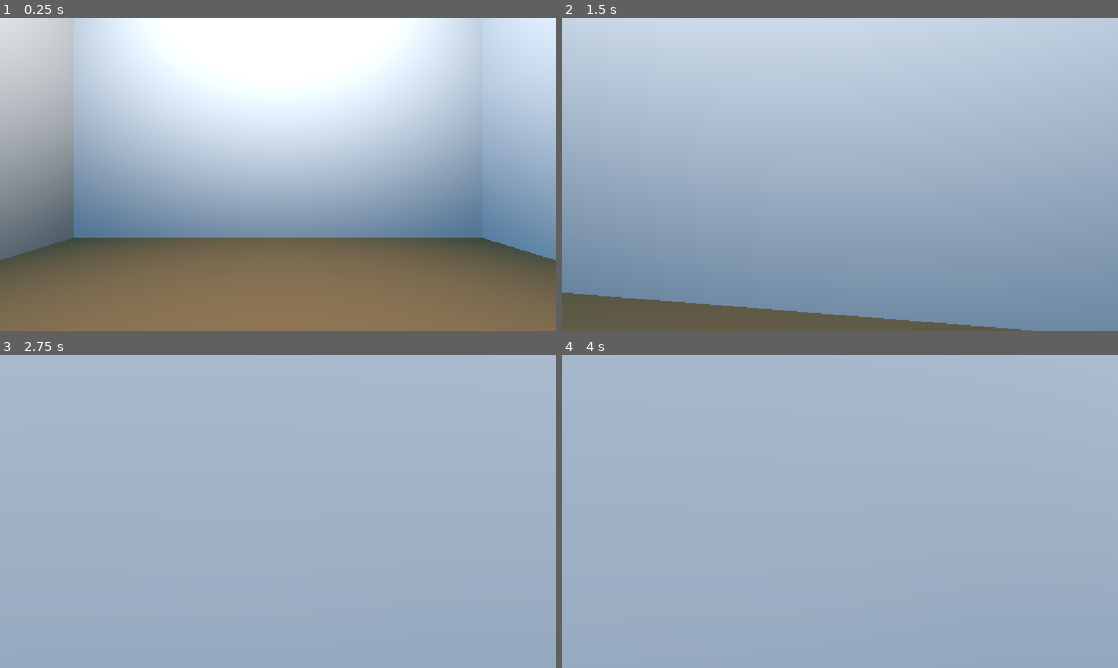
Above: before the commit, frames 1-4 (two rows, left to right).
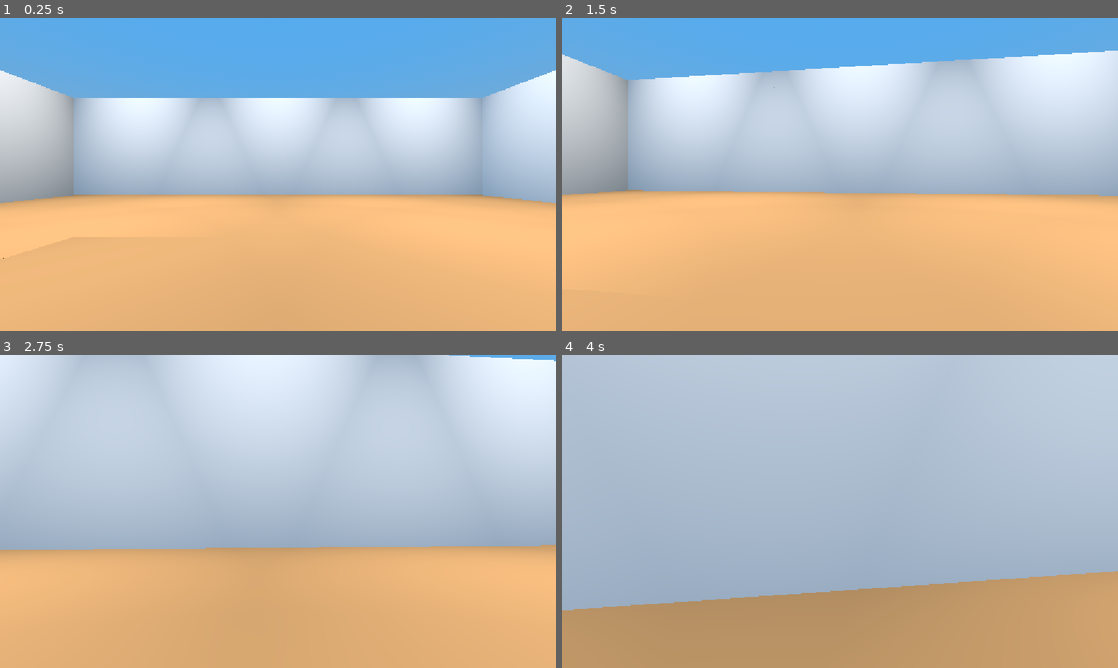
Above: after the commit, the same moments.

Repository: Morogox/Fall2026-HackNC
Game: Godot game, scene res://gallery.tscn
The game is run twice, just before and just after one commit, with the same random seed, the same clock (stepped at 60 frames per second) and the same inputs.
Inputs (mouse positions are in pixels of both pictures, inside the frame that each line leads up to):
- Up to frame 1 (0.25 s): no input
- Up to frame 2 (1.5 s): move the mouse to (867, 174) at 0.52 s; hold Up (ui_up) from 0.53 s (still down); move the mouse to (812, 174) at 1.27 s
- Up to frame 3 (2.75 s): keep holding Up (ui_up); move the mouse to (289, 505) at 2.02 s
- Up to frame 4 (4 s): keep holding Up (ui_up); move the mouse to (834, 517) at 2.77 s; move the mouse to (878, 514) at 3.52 s

The runs differ from the first frame. In frame 1, 82% of the frame differs, in the area x 0-100%, y 0-100%; in frame 2, 76%; in frame 3, 73%; in frame 4, 25%.

Commit message:
feat: integrated prcedural groundfloor generation and walls

Diff:
--- /dev/null
+++ b/Handlers/floor_plan_generator.gd
@@ -0,0 +1,124 @@
+extends Node
+
+#@export var square: PackedScene
+#@export var rectangle: PackedScene
+#@export var large: PackedScene
+
+#@onready var camera = $Camera2D
+
+@export var paintings = 100 # number of images
+var available_slots = 0
+
+
+var direction = 0 # left, right, up, down
+var turn = 0
+var last_turn = 0 # only -1 or 1
+var num_turns = 0 # can't exceed 2
+
+var cur := Vector2(0,0)
+
+var grid = Array()
+var grid_size := 1
+
+
+func _ready() -> void:
+	generate(100)
+func generate(painting_count: int) -> void:
+	paintings = painting_count
+	grid.clear()
+	cur = Vector2(0, 0)
+	available_slots = 0
+
+	_generate_starting_grid()
+	direction = randi_range(0, 3)
+
+	match direction:
+		0:
+			cur = Vector2(-2, 0)
+		1:
+			cur = Vector2(2, 0)
+		2:
+			cur = Vector2(0, -2)
+		3:
+			cur = Vector2(0, 2)
+	grid.append(cur)
+	available_slots += 24
+	check_walls(cur)
+
+	var i = 0
+	while (available_slots < paintings):
+		turn = randi_range(-1,1) # left, forward, right
+
+		# No easy way to turn into itself
+		if turn != 0:
+			if turn == last_turn:
+				if num_turns >= 2:
+					turn = 0
+				else:
+					num_turns += 1
+			else:
+				num_turns = 1
+
+		if turn != 0:
+			last_turn = turn
+
+		# handle turn
+		direction = (direction + turn + 4) % 4
+
+		# if normal
+		if i != 0:
+			if not advance_cur(1):
+				i += 1
+				continue
+		check_walls(cur)
+
+		i += 1
+	print("Cells generated: ", grid.size())
+	print("Painting slots: ", available_slots)
+
+func _generate_starting_grid() -> void:
+	for x in range(-1, 2):
+		for y in range(-1, 2):
+			grid.append(Vector2(x, y))
+
+func advance_cur(dist: int) -> bool:
+	for step in range(dist):
+		var next := cur
+
+		match direction:
+			0:
+				next.y -= 1
+			1:
+				next.x += 1
+			2:
+				next.y += 1
+			3:
+				next.x -= 1
+
+		if grid.has(next):
+			return false
+
+		cur = next
+		grid.append(cur)
+	return true
+
+
+func check_walls(pos: Vector2):
+	var check = pos
+	#print("available_slots before: " + str(available_slots))
+	available_slots += 8
+	for x in range(-1,2): # Checks pos.x - 1 and pos.x + 1
+		if x != 0:
+			check = pos
+			check.x += x
+			if grid.has(check):
+				#print(check)
+				available_slots -= 4
+	for y in range(-1,2): # Checks pos.y - 1 and pos.y + 1
+		if y != 0:
+			check = pos
+			check.y += y
+			if grid.has(check):
+				#print(check)
+				available_slots -= 4
+	#print("available_slots after: " + str(available_slots))
--- /dev/null
+++ b/Handlers/floor_plan_viewer.gd
@@ -0,0 +1,43 @@
+extends Node2D
+
+@export var cell_size: float = 40.0
+@onready var generator = $FloorPlanGenerator
+
+var grid: Array[Vector2] = []
+
+func _ready() -> void:
+	generator.generate(100)
+	display_grid(generator.grid)
+
+func _draw() -> void:
+	if grid.is_empty():
+		return
+
+	var min_x: float = grid[0].x
+	var max_x: float = grid[0].x
+	var min_y: float = grid[0].y
+	var max_y: float = grid[0].y
+
+	for cell in grid:
+		min_x = minf(min_x, cell.x)
+		max_x = maxf(max_x, cell.x)
+		min_y = minf(min_y, cell.y)
+		max_y = maxf(max_y, cell.y)
+
+	var offset := Vector2(min_x, min_y)
+	var size := Vector2(max_x - min_x + 1, max_y - min_y + 1) * cell_size
+	var origin := (get_viewport_rect().size - size) / 2.0
+
+	for cell in grid:
+		var position := (cell - offset) * cell_size + origin
+		var rect := Rect2(position, Vector2(cell_size, cell_size))
+		draw_rect(rect, Color.WHITE, true)
+		draw_rect(rect, Color.BLACK, false, 2.0)
+
+func display_grid(cells: Array) -> void:
+	grid.clear()
+
+	for cell in cells:
+		grid.append(cell)
+
+	queue_redraw()
--- /dev/null
+++ b/Handlers/floor_plan_viewer.tscn
@@ -0,0 +1,10 @@
+[gd_scene format=3 uid="uid://y01inoowc83a"]
+
+[ext_resource type="Script" uid="uid://dteg7lnchdgbh" path="res://Handlers/floor_plan_viewer.gd" id="1_6djy7"]
+[ext_resource type="Script" uid="uid://dv0fs8okjj1lp" path="res://Handlers/floor_plan_generator.gd" id="2_ubpkl"]
+
+[node name="FloorPlanViewer" type="Node2D" unique_id=1934639387]
+script = ExtResource("1_6djy7")
+
+[node name="FloorPlanGenerator" type="Node" parent="." unique_id=875597335]
+script = ExtResource("2_ubpkl")
--- /dev/null
+++ b/Handlers/gallery_builder.gd
@@ -0,0 +1,43 @@
+extends Node3D
+@export var floor_plan_generator: Node
+@export var floor_scene: PackedScene
+@export var wall_scene: PackedScene
+@export var doorway_wall_scene: PackedScene
+@export var cell_size: float = 14.0
+
+func _ready() -> void:
+	build_floor()
+	build_walls()
+
+func build_floor() -> void:
+	for cell in floor_plan_generator.grid:
+		var tile = floor_scene.instantiate() as Node3D
+		add_child(tile)
+
+		tile.position = Vector3(cell.x * cell_size, 0.0, cell.y * cell_size)
+
+
+func build_walls() -> void:
+	var directions = [
+		Vector2i(0, -1),
+		Vector2i(1, 0),
+		Vector2i(0, 1),
+		Vector2i(-1, 0)
+	]
+
+	for cell in floor_plan_generator.grid:
+		for direction in directions:
+			var neighbor = Vector2i(cell) + direction
+
+			if floor_plan_generator.grid.has(Vector2(neighbor)):
+				continue
+
+			var wall = wall_scene.instantiate() as Node3D
+			add_child(wall)
+
+			var offset = Vector3(direction.x * cell_size / 2.0, 5.0, direction.y * cell_size / 2.0)
+
+			wall.position = Vector3(cell.x * cell_size, 0.0, cell.y * cell_size) + offset
+
+			if direction.x != 0:
+				wall.rotation.y = PI / 2.0
--- a/Walls/wall.tscn
+++ b/Walls/wall.tscn
@@ -21,6 +21,7 @@
 shape = SubResource("BoxShape3D_ptxhn")
 
 [node name="Frames" type="Node3D" parent="." unique_id=571777480]
+transform = Transform3D(1, 0, 0, 0, 1, 0, 0, 0, 1, 0, 1, 0)
 
 [node name="Frame1" type="Marker3D" parent="Frames" unique_id=86244959]
 transform = Transform3D(1, 0, 0, 0, 1, 0, 0, 0, 1, -3, -3, 0)
--- a/floor.tscn
+++ b/floor.tscn
@@ -18,3 +18,9 @@
 
 [node name="CollisionShape3D" type="CollisionShape3D" parent="." unique_id=876580293]
 shape = SubResource("BoxShape3D_wgl0w")
+
+[node name="SpotLight3D" type="SpotLight3D" parent="." unique_id=1238807565]
+transform = Transform3D(0.071428575, 0, 0, 0, -3.1222431e-09, 0.071428575, 0, -0.071428575, -3.1222431e-09, 0, 2.7412696, 0)
+light_energy = 300.0
+spot_range = 45.729797
+spot_angle = 20.36551
--- /dev/null
+++ b/gallery.gd
@@ -0,0 +1 @@
+extends Node3D
--- a/gallery.tscn
+++ b/gallery.tscn
@@ -1,7 +1,11 @@
 [gd_scene format=3 uid="uid://7vp6gy6aatai"]
 
-[ext_resource type="PackedScene" uid="uid://c2ypg8nbex1pe" path="res://Rooms/room_box.tscn" id="2_0uoo4"]
+[ext_resource type="Script" uid="uid://cw714fehjufpv" path="res://gallery.gd" id="1_d3htb"]
 [ext_resource type="PackedScene" uid="uid://bqw625uf0pwu0" path="res://player.tscn" id="2_31do6"]
+[ext_resource type="Script" uid="uid://dv0fs8okjj1lp" path="res://Handlers/floor_plan_generator.gd" id="6_l6m5p"]
+[ext_resource type="Script" uid="uid://ye53lvov4vuj" path="res://Handlers/gallery_builder.gd" id="7_l6m5p"]
+[ext_resource type="PackedScene" uid="uid://b7mqhk67dvicy" path="res://floor.tscn" id="8_p1a2d"]
+[ext_resource type="PackedScene" uid="uid://cw02nap2vnvun" path="res://Walls/wall.tscn" id="9_1hwuq"]
 
 [sub_resource type="ProceduralSkyMaterial" id="ProceduralSkyMaterial_pb8yt"]
 sky_top_color = Color(0.32864922, 0.672804, 0.93817616, 1)
@@ -15,6 +19,7 @@
 sky = SubResource("Sky_4wx7g")
 
 [node name="Gallery" type="Node3D" unique_id=639647967]
+script = ExtResource("1_d3htb")
 
 [node name="Player" parent="." unique_id=160723234 instance=ExtResource("2_31do6")]
 transform = Transform3D(1, 0, 0, 0, 1, 0, 0, 0, 1, 0, 1.9287479, 0)
@@ -22,4 +27,11 @@
 [node name="WorldEnvironment" type="WorldEnvironment" parent="." unique_id=173928408]
 environment = SubResource("Environment_ptxhn")
 
-[node name="RoomFilled" parent="." unique_id=1752368277 instance=ExtResource("2_0uoo4")]
+[node name="FloorPlanGenerator" type="Node" parent="." unique_id=488214570]
+script = ExtResource("6_l6m5p")
+
+[node name="GalleryBuilder" type="Node3D" parent="." unique_id=1847797899 node_paths=PackedStringArray("floor_plan_generator")]
+script = ExtResource("7_l6m5p")
+floor_plan_generator = NodePath("../FloorPlanGenerator")
+floor_scene = ExtResource("8_p1a2d")
+wall_scene = ExtResource("9_1hwuq")
--- /dev/null
+++ b/test_generation.gd
@@ -0,0 +1,128 @@
+extends Node2D
+
+@export var square: PackedScene
+#@export var rectangle: PackedScene
+#@export var large: PackedScene
+
+@onready var camera = $Camera2D
+
+@export var paintings = 100 # number of images
+var available_slots = 0
+
+
+var direction = 0 # left, right, up, down
+var turn = 0
+var last_turn = 0 # only -1 or 1
+var num_turns = 0 # can't exceed 2
+
+var cur = Vector2(0,0)
+
+var grid = Array()
+
+func _ready() -> void:
+	#var main = large.instantiate()
+	#add_child(main)
+
+	for x in range(-1,2):
+		for y in range(-1,2):
+			grid.append(Vector2(x,y))
+			var room = square.instantiate()
+			add_child(room)
+			room.position = Vector2(x,y)
+	direction = randi_range(0,4)
+	advance_cur(2)
+
+	var i = 0
+
+	available_slots += 24
+	while (available_slots < paintings):
+		turn = randi_range(-1,1) # left, forward, right
+		var room = square.instantiate()
+		add_child(room)
+
+		# No easy way to turn into itself
+		if turn == last_turn and turn != 0:
+			if num_turns == 2:
+				turn = 0
+			else:
+				num_turns += 1
+		elif turn != last_turn and turn != 0:
+			num_turns = 0
+
+		# handle turn
+		direction += turn
+		if direction < 0:
+			direction = 3
+		elif direction > 3:
+			direction = 0
+
+		# if normal
+		if i != 0:
+			advance_cur(1)
+		room.position = cur
+		room.name = str("room"+str(int(room.position.x))+str(int(room.position.y)))
+		#print(room.name)
+		#room.position.x = i + 2
+		check_walls(cur)
+		var funni_color_float = float(available_slots - 8)/float(paintings)
+		room.modulate = Color(0 + funni_color_float, 1 - funni_color_float, 1 - funni_color_float)
+
+		i += 1
+	#print("available_slots" + str(available_slots))
+	#print("slots " + str(paintings))
+
+func advance_cur(dist: int):
+	while (grid.has(cur)):
+		if direction == 0:
+			cur.x -= dist
+		elif direction == 1:
+			cur.x += dist
+		elif direction == 2:
+			cur.y -= dist
+		else:
+			cur.y += dist
+		#if (!grid.has(cur)):
+			#print("overlap at " + str(cur))
+	grid.append(cur)
+	#print("added at " + str(cur))
+
+
+func check_walls(pos: Vector2):
+	var check = pos
+	#print("available_slots before: " + str(available_slots))
+	available_slots += 8
+	for x in range(-1,2): # Checks pos.x - 1 and pos.x + 1
+		if x != 0:
+			check = pos
+			check.x += x
+			if grid.has(check):
+				#print(check)
+				available_slots -= 4
+	for y in range(-1,2): # Checks pos.y - 1 and pos.y + 1
+		if y != 0:
+			check = pos
+			check.y += y
+			if grid.has(check):
+				#print(check)
+				available_slots -= 4
+	#print("available_slots after: " + str(available_slots))
+
+func _physics_process(_delta: float) -> void:
+	if Input.is_action_pressed("down"):
+		camera.position.y += 1
+	if Input.is_action_pressed("up"):
+		camera.position.y -= 1
+	if Input.is_action_pressed("left"):
+		camera.position.x -= 1
+	if Input.is_action_pressed("right"):
+		camera.position.x += 1
+
+	if Input.is_action_pressed("q"):
+		camera.zoom.x -= 0.1
+		camera.zoom.y -= 0.1
+	if Input.is_action_pressed("e"):
+		camera.zoom.x += 0.1
+		camera.zoom.y += 0.1
+
+	if Input.is_action_just_pressed("reload"):
+		get_tree().reload_current_scene()
Not shown, added: Handlers/floor_plan_generator.gd.uid
Not shown, added: Handlers/floor_plan_viewer.gd.uid
Not shown, added: Handlers/gallery_builder.gd.uid
Not shown, added: gallery.gd.uid
Not shown, added: test_generation.gd.uid
